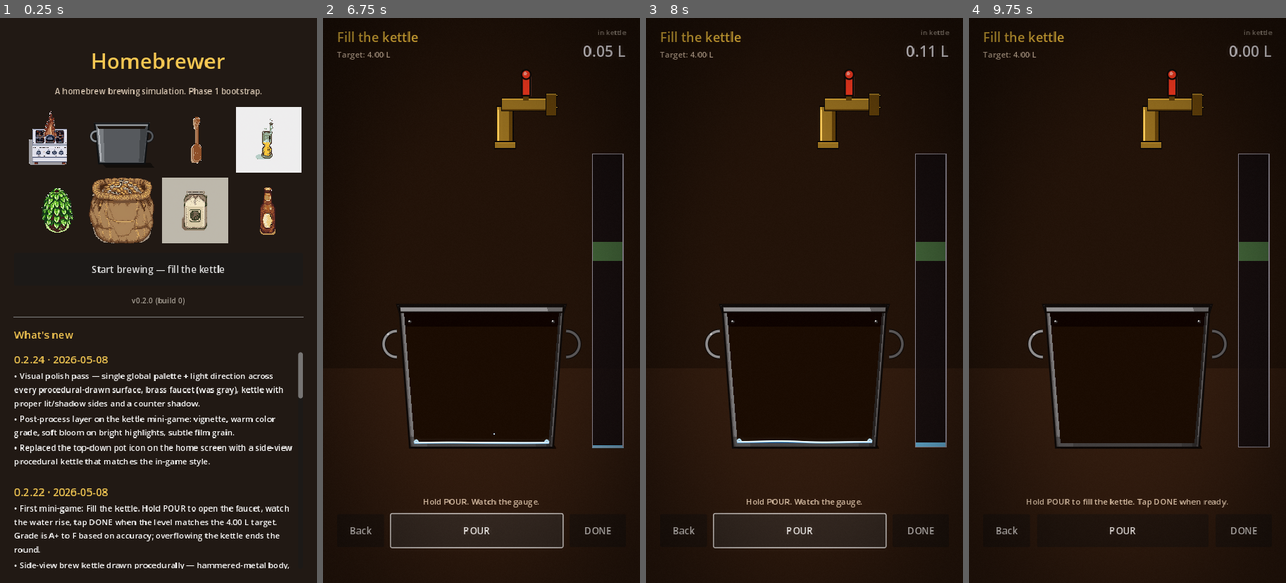
Above: before the commit, frames 1-4 (left to right).
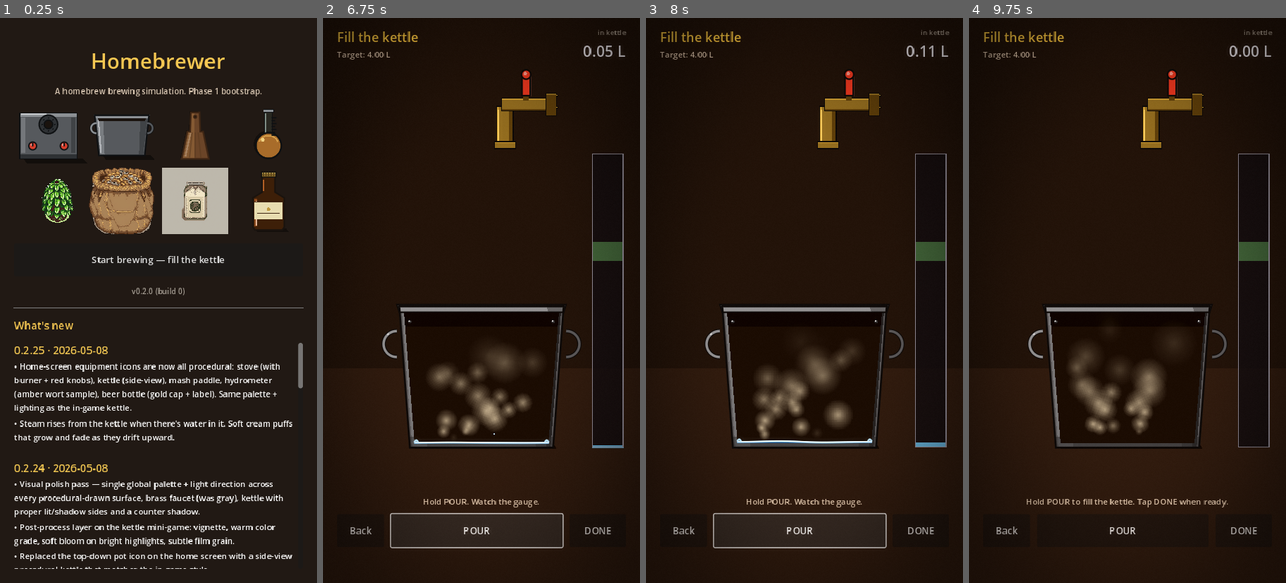
Above: after the commit, the same moments.

Repository: Shadaeiou/homebrewer
Game: Godot game, scene res://scenes/main.tscn
The game is run twice, just before and just after one commit, with the same random seed, the same clock (stepped at 60 frames per second) and the same inputs.
Inputs:
- Up to frame 1 (0.25 s): no input
- Up to frame 2 (6.75 s): click "Start brewing — fill the kett…" at 0.5 s; click "Back" at 1.25 s; click "Start brewing — fill the kett…" at 2 s; click "DONE" at 2.75 s; click "Back" at 3.5 s; click "Start brewing — fill the kett…" at 4.25 s; click "DONE" at 5 s; click "Try again" at 5.75 s; click "POUR" at 6.5 s
- Up to frame 3 (8 s): click "POUR" at 7.25 s
- Up to frame 4 (9.75 s): click "POUR" at 8 s; click "DONE" at 8.75 s; click "Try again" at 9.5 s

The runs differ from the first frame. In frame 1, 20% of the frame differs, in the area x 4-96%, y 15-98%; in frame 2, 2.1%; in frame 3, 2.3%; in frame 4, 2.2%.

Commit message:
Procedural icons for stove/paddle/hydrometer/bottle + kettle steam
Home screen — replace four AI sprites with procedural icons:
- procedural_stove_icon.gd: stainless cooktop, ringed burner with port marks,
  two red front-panel knobs with pointer notches.
- procedural_paddle_icon.gd: wooden mash paddle, tapered handle with
  hanging hole, wide trapezoid blade, three diagonal grain lines.
- procedural_hydrometer_icon.gd: glass tube with cap, scale tick marks,
  weighted bulb at the bottom holding amber wort, specular dot.
- procedural_bottle_icon.gd: long-neck amber bottle, gold crown cap with
  notches, beige label with a centered "logo" dot.

All four follow the same conventions as procedural_kettle_icon.gd:
Palette colors, upper-left light direction, drop shadow on counter, lit
and shadow strips on opposing sides. Body sizes were bumped after the
first render so they fill more of their 112x112 tile (less whitespace
than the AI sprites had).

Steam — CPUParticles2D rising from the water surface whenever the kettle
has water in it. Cream-colored puffs that grow + fade as they drift up,
slight angular wobble. Driven from the controller (`steam.emitting`
toggled per-frame based on `water_body.fill_litres`).

While here:
- Found a real Godot 4 footgun: assigning CPUParticles2D.amount every
  frame resets the entire particle pool, killing every particle before it
  can render. Removed the dynamic amount line in controller.gd; left a
  comment so the next person doesn't re-introduce it.
- Bumped the harness pouring/done frame counts (12 -> 30) so steam has
  time to develop visibly. Lowered pre-fill from 2.4 -> 1.4 L so the
  controller's auto-fill (which keeps running across harness frames)
  doesn't overshoot the 4 L target before capture.

The three remaining home-screen sprites (hop cone, malt grain, yeast
packet) stay as AI-generated pixel art — they're organic textures that
read better as sprites than as primitives.

Diff:
--- a/godot/data/changelog.json
+++ b/godot/data/changelog.json
@@ -1,4 +1,12 @@
 [
+  {
+    "version": "0.2.25",
+    "date": "2026-05-08",
+    "bullets": [
+      "Home-screen equipment icons are now all procedural: stove (with burner + red knobs), kettle (side-view), mash paddle, hydrometer (amber wort sample), beer bottle (gold cap + label). Same palette + lighting as the in-game kettle.",
+      "Steam rises from the kettle when there's water in it. Soft cream puffs that grow and fade as they drift upward."
+    ]
+  },
   {
     "version": "0.2.24",
     "date": "2026-05-08",
--- a/godot/scenes/main.tscn
+++ b/godot/scenes/main.tscn
@@ -1,14 +1,14 @@
 [gd_scene load_steps=10 format=3 uid="uid://b8x4v9q2hcwma"]
 
 [ext_resource type="Script" path="res://scripts/main.gd" id="1_main"]
-[ext_resource type="Texture2D" path="res://assets/sprites/equipment/stove_basic.png" id="2_stove"]
+[ext_resource type="Script" path="res://scripts/icons/procedural_stove_icon.gd" id="2_stove"]
 [ext_resource type="Script" path="res://scripts/icons/procedural_kettle_icon.gd" id="3_pot"]
-[ext_resource type="Texture2D" path="res://assets/sprites/equipment/mash_paddle.png" id="4_paddle"]
-[ext_resource type="Texture2D" path="res://assets/sprites/equipment/hydrometer.png" id="5_hydro"]
+[ext_resource type="Script" path="res://scripts/icons/procedural_paddle_icon.gd" id="4_paddle"]
+[ext_resource type="Script" path="res://scripts/icons/procedural_hydrometer_icon.gd" id="5_hydro"]
 [ext_resource type="Texture2D" path="res://assets/sprites/ingredients/hop_cone.png" id="6_hop"]
 [ext_resource type="Texture2D" path="res://assets/sprites/ingredients/malt_grain.png" id="7_malt"]
 [ext_resource type="Texture2D" path="res://assets/sprites/ingredients/yeast_packet.png" id="8_yeast"]
-[ext_resource type="Texture2D" path="res://assets/sprites/consumables/beer_bottle.png" id="9_bottle"]
+[ext_resource type="Script" path="res://scripts/icons/procedural_bottle_icon.gd" id="9_bottle"]
 
 [node name="Main" type="Control"]
 layout_mode = 3
@@ -65,13 +65,11 @@
 theme_override_constants/h_separation = 8
 theme_override_constants/v_separation = 8
 
-[node name="Stove" type="TextureRect" parent="Margin/Body/StarterKit"]
+[node name="Stove" type="Control" parent="Margin/Body/StarterKit"]
 layout_mode = 2
 custom_minimum_size = Vector2(112, 112)
 size_flags_horizontal = 3
-texture = ExtResource("2_stove")
-expand_mode = 1
-stretch_mode = 5
+script = ExtResource("2_stove")
 
 [node name="Pot" type="Control" parent="Margin/Body/StarterKit"]
 layout_mode = 2
@@ -79,21 +77,17 @@
 size_flags_horizontal = 3
 script = ExtResource("3_pot")
 
-[node name="MashPaddle" type="TextureRect" parent="Margin/Body/StarterKit"]
+[node name="MashPaddle" type="Control" parent="Margin/Body/StarterKit"]
 layout_mode = 2
 custom_minimum_size = Vector2(112, 112)
 size_flags_horizontal = 3
-texture = ExtResource("4_paddle")
-expand_mode = 1
-stretch_mode = 5
+script = ExtResource("4_paddle")
 
-[node name="Hydrometer" type="TextureRect" parent="Margin/Body/StarterKit"]
+[node name="Hydrometer" type="Control" parent="Margin/Body/StarterKit"]
 layout_mode = 2
 custom_minimum_size = Vector2(112, 112)
 size_flags_horizontal = 3
-texture = ExtResource("5_hydro")
-expand_mode = 1
-stretch_mode = 5
+script = ExtResource("5_hydro")
 
 [node name="Hop" type="TextureRect" parent="Margin/Body/StarterKit"]
 layout_mode = 2
@@ -119,13 +113,11 @@
 expand_mode = 1
 stretch_mode = 5
 
-[node name="Bottle" type="TextureRect" parent="Margin/Body/StarterKit"]
+[node name="Bottle" type="Control" parent="Margin/Body/StarterKit"]
 layout_mode = 2
 custom_minimum_size = Vector2(112, 112)
 size_flags_horizontal = 3
-texture = ExtResource("9_bottle")
-expand_mode = 1
-stretch_mode = 5
+script = ExtResource("9_bottle")
 
 [node name="StartBrewingButton" type="Button" parent="Margin/Body"]
 unique_name_in_owner = true
--- a/godot/scenes/minigames/fill_kettle.tscn
+++ b/godot/scenes/minigames/fill_kettle.tscn
@@ -6,6 +6,26 @@
 [ext_resource type="Script" path="res://scripts/minigames/fill_kettle/faucet.gd" id="4_faucet"]
 [ext_resource type="Script" path="res://scripts/minigames/fill_kettle/water_stream.gd" id="5_stream"]
 [ext_resource type="PackedScene" path="res://scenes/components/post_process.tscn" id="6_postp"]
+
+[sub_resource type="Curve" id="Curve_steam_scale"]
+_data = [Vector2(0, 0.4), 0.0, 0.0, 0, 0, Vector2(0.35, 1.1), 0.0, 0.0, 0, 0, Vector2(1, 1.7), 0.0, 0.0, 0, 0]
+point_count = 3
+
+[sub_resource type="Gradient" id="Gradient_steam_alpha"]
+offsets = PackedFloat32Array(0, 0.18, 0.65, 1)
+colors = PackedColorArray(0.96, 0.93, 0.86, 0, 0.96, 0.93, 0.86, 0.7, 0.96, 0.93, 0.86, 0.45, 0.96, 0.93, 0.86, 0)
+
+[sub_resource type="Gradient" id="Gradient_puff_radial"]
+offsets = PackedFloat32Array(0, 0.5, 1)
+colors = PackedColorArray(1, 1, 1, 1, 1, 1, 1, 0.4, 1, 1, 1, 0)
+
+[sub_resource type="GradientTexture2D" id="GradientTexture2D_puff"]
+gradient = SubResource("Gradient_puff_radial")
+width = 32
+height = 32
+fill = 1
+fill_from = Vector2(0.5, 0.5)
+fill_to = Vector2(1, 0.5)
 
 [node name="FillKettle" type="Control"]
 layout_mode = 3
@@ -70,6 +90,28 @@
 color = Color(0.78, 0.92, 1.0, 0.85)
 emitting = false
 
+[node name="Steam" type="CPUParticles2D" parent="Stage"]
+position = Vector2(270, 500)
+amount = 22
+lifetime = 3.0
+preprocess = 2.5
+texture = SubResource("GradientTexture2D_puff")
+emission_shape = 3
+emission_rect_extents = Vector2(70, 4)
+direction = Vector2(0, -1)
+spread = 25.0
+gravity = Vector2(0, -22)
+initial_velocity_min = 18.0
+initial_velocity_max = 36.0
+angular_velocity_min = -10.0
+angular_velocity_max = 10.0
+scale_amount_min = 0.8
+scale_amount_max = 1.6
+scale_amount_curve = SubResource("Curve_steam_scale")
+color = Color(0.96, 0.93, 0.86, 1.0)
+color_ramp = SubResource("Gradient_steam_alpha")
+emitting = false
+
 [node name="Header" type="MarginContainer" parent="."]
 layout_mode = 1
 anchors_preset = 10
--- /dev/null
+++ b/godot/scripts/icons/procedural_bottle_icon.gd
@@ -0,0 +1,143 @@
+extends Control
+class_name ProceduralBottleIcon
+
+## A finished beer bottle. Long-neck silhouette in dark amber glass, gold
+## crown cap, beige label band, lit on the upper-left.
+
+@export var icon_size: float = 96.0
+
+func _ready() -> void:
+	custom_minimum_size = Vector2(icon_size, icon_size)
+
+func _draw() -> void:
+	var sf: float = size.x / 96.0
+	var cx: float = size.x * 0.5
+	var top_y: float = size.y * 0.06
+	var bottom_y: float = size.y * 0.94
+
+	# Geometry
+	var cap_h: float = 7.0 * sf
+	var neck_w: float = 18.0 * sf
+	var shoulder_y: float = top_y + 28.0 * sf
+	var body_w: float = 44.0 * sf
+
+	# Drop shadow
+	var shadow_offset: Vector2 = Lighting.shadow_offset(3.0)
+	var shadow_pts := PackedVector2Array([
+		Vector2(cx - body_w * 0.5 + 4 * sf, bottom_y - 1) + shadow_offset,
+		Vector2(cx + body_w * 0.5 + 4 * sf, bottom_y - 1) + shadow_offset,
+		Vector2(cx + body_w * 0.5 + 8 * sf, bottom_y + 4 * sf) + shadow_offset,
+		Vector2(cx - body_w * 0.5 + 8 * sf, bottom_y + 4 * sf) + shadow_offset,
+	])
+	draw_colored_polygon(shadow_pts, Color(0, 0, 0, 0.40))
+
+	# Bottle silhouette (cap, neck, shoulder, body)
+	var silhouette := PackedVector2Array([
+		# Cap top
+		Vector2(cx - neck_w * 0.5 - 1 * sf, top_y),
+		Vector2(cx + neck_w * 0.5 + 1 * sf, top_y),
+		# Cap to neck
+		Vector2(cx + neck_w * 0.5 + 1 * sf, top_y + cap_h),
+		Vector2(cx + neck_w * 0.5, top_y + cap_h + 2 * sf),
+		# Neck down
+		Vector2(cx + neck_w * 0.5, shoulder_y),
+		# Shoulder out
+		Vector2(cx + body_w * 0.5, shoulder_y + 8 * sf),
+		# Body down
+		Vector2(cx + body_w * 0.5, bottom_y - 4 * sf),
+		# Bottom curve in
+		Vector2(cx + body_w * 0.5 - 3 * sf, bottom_y),
+		Vector2(cx - body_w * 0.5 + 3 * sf, bottom_y),
+		Vector2(cx - body_w * 0.5, bottom_y - 4 * sf),
+		# Body up
+		Vector2(cx - body_w * 0.5, shoulder_y + 8 * sf),
+		# Shoulder in
+		Vector2(cx - neck_w * 0.5, shoulder_y),
+		# Neck up
+		Vector2(cx - neck_w * 0.5, top_y + cap_h + 2 * sf),
+		Vector2(cx - neck_w * 0.5 - 1 * sf, top_y + cap_h),
+	])
+
+	# Body fill (amber/brown beer glass)
+	draw_colored_polygon(silhouette, Palette.BEER_DEEP)
+
+	# Lit-side highlight (upper-left vertical strip on the body)
+	var lit_pts := PackedVector2Array([
+		Vector2(cx - body_w * 0.5 + 2 * sf, shoulder_y + 9 * sf),
+		Vector2(cx - body_w * 0.5 + 6 * sf, shoulder_y + 9 * sf),
+		Vector2(cx - body_w * 0.5 + 6 * sf, bottom_y - 5 * sf),
+		Vector2(cx - body_w * 0.5 + 2 * sf, bottom_y - 5 * sf),
+	])
+	var lit_col: Color = Palette.BEER_LIGHT
+	lit_col.a = 0.55
+	draw_colored_polygon(lit_pts, lit_col)
+	# Specular streak (thinner, brighter)
+	draw_rect(
+		Rect2(
+			Vector2(cx - body_w * 0.5 + 4 * sf, shoulder_y + 12 * sf),
+			Vector2(1.6 * sf, bottom_y - shoulder_y - 18 * sf),
+		),
+		Palette.BEER_LIGHT.lightened(0.5),
+	)
+
+	# Highlight on neck (lit side)
+	draw_rect(
+		Rect2(
+			Vector2(cx - neck_w * 0.5 + 1 * sf, top_y + cap_h + 4 * sf),
+			Vector2(1.5 * sf, shoulder_y - top_y - cap_h - 6 * sf),
+		),
+		Palette.BEER_LIGHT,
+	)
+
+	# Outline
+	var outline_loop := PackedVector2Array(silhouette)
+	outline_loop.append(silhouette[0])
+	draw_polyline(outline_loop, Palette.BG_DEEP, 1.5, true)
+
+	# Crown cap (gold)
+	var cap_rect := Rect2(
+		cx - neck_w * 0.5 - 1 * sf, top_y, neck_w + 2 * sf, cap_h
+	)
+	draw_rect(cap_rect, Palette.BRASS_MID)
+	# Cap lit edge
+	draw_rect(
+		Rect2(cap_rect.position, Vector2(cap_rect.size.x, 1.5 * sf)),
+		Palette.BRASS_SHINE,
+	)
+	# Cap shadow edge
+	draw_rect(
+		Rect2(
+			Vector2(cap_rect.position.x, cap_rect.position.y + cap_rect.size.y - 1.5 * sf),
+			Vector2(cap_rect.size.x, 1.5 * sf),
+		),
+		Palette.BRASS_DARK,
+	)
+	draw_rect(cap_rect, Palette.METAL_OUTLINE, false, 1.0)
+	# Crown notches
+	for i in range(5):
+		var nx: float = cap_rect.position.x + 1 * sf + (cap_rect.size.x - 2 * sf) * (float(i) + 0.5) / 5.0
+		draw_line(
+			Vector2(nx, cap_rect.position.y + 1 * sf),
+			Vector2(nx, cap_rect.position.y + cap_rect.size.y - 1 * sf),
+			Palette.BRASS_DARK,
+			0.8 * sf,
+			true,
+		)
+
+	# Label (beige rectangle on the body)
+	var label_rect := Rect2(
+		cx - body_w * 0.5 + 2 * sf,
+		shoulder_y + 14 * sf,
+		body_w - 4 * sf,
+		(bottom_y - shoulder_y) * 0.45,
+	)
+	draw_rect(label_rect, Palette.FOAM_MID)
+	draw_rect(label_rect, Palette.WOOD_DARK, false, 1.0)
+	# Label "logo" — simple gold dot + stripe
+	var lcx: float = label_rect.position.x + label_rect.size.x * 0.5
+	var lcy: float = label_rect.position.y + label_rect.size.y * 0.5
+	draw_circle(Vector2(lcx, lcy - 2 * sf), 2.5 * sf, Palette.BRASS_LIGHT)
+	draw_rect(
+		Rect2(label_rect.position.x + 4 * sf, lcy + 3 * sf, label_rect.size.x - 8 * sf, 1 * sf),
+		Palette.WOOD_DARK,
+	)
--- /dev/null
+++ b/godot/scripts/icons/procedural_hydrometer_icon.gd
@@ -0,0 +1,88 @@
+extends Control
+class_name ProceduralHydrometerIcon
+
+## Glass hydrometer: thin tube with weighted bulb at the bottom, scale tick
+## marks along the tube, slight glass highlight, amber liquid in the bulb.
+
+@export var icon_size: float = 96.0
+
+func _ready() -> void:
+	custom_minimum_size = Vector2(icon_size, icon_size)
+
+func _draw() -> void:
+	var sf: float = size.x / 96.0
+	var cx: float = size.x * 0.5
+	var top_y: float = size.y * 0.10
+	var bottom_y: float = size.y * 0.94
+
+	var tube_top: float = top_y
+	var tube_w: float = 11.0 * sf
+	var bulb_radius: float = 18.0 * sf
+	var bulb_center_y: float = bottom_y - bulb_radius - 2.0 * sf
+	var tube_bottom: float = bulb_center_y - bulb_radius * 0.4
+
+	# Drop shadow on counter
+	var shadow_offset: Vector2 = Lighting.shadow_offset(3.0)
+	draw_circle(
+		Vector2(cx, bulb_center_y) + shadow_offset,
+		bulb_radius + 1 * sf,
+		Color(0, 0, 0, 0.40),
+	)
+
+	# Tube body (slight glass tint)
+	var tube_rect := Rect2(cx - tube_w * 0.5, tube_top, tube_w, tube_bottom - tube_top)
+	draw_rect(tube_rect, Palette.GLASS_MID)
+	# Glass back highlight (left edge, vertical)
+	draw_rect(
+		Rect2(cx - tube_w * 0.5 + 1, tube_top + 2, 1.5 * sf, tube_bottom - tube_top - 4),
+		Palette.GLASS_HIGHLIGHT,
+	)
+	# Outline
+	draw_rect(tube_rect, Palette.METAL_OUTLINE, false, 1.0)
+
+	# Bulb (amber wort sample inside)
+	draw_circle(Vector2(cx, bulb_center_y), bulb_radius, Palette.WORT_DEEP)
+	# Wort body
+	draw_circle(Vector2(cx, bulb_center_y), bulb_radius - 1.5 * sf, Palette.WORT_MID)
+	# Top highlight cap (the bulb is liquid-filled)
+	var hl_pts := PackedVector2Array()
+	var arc_steps := 14
+	for i in range(arc_steps + 1):
+		var t: float = float(i) / float(arc_steps)
+		var theta: float = lerpf(PI + 0.4, TAU - 0.4, t)
+		var r: float = bulb_radius - 3 * sf
+		hl_pts.append(Vector2(cx, bulb_center_y) + Vector2(cos(theta), sin(theta)) * r)
+	# Close into a thin arc
+	for i in range(arc_steps + 1):
+		var t: float = 1.0 - float(i) / float(arc_steps)
+		var theta: float = lerpf(PI + 0.4, TAU - 0.4, t)
+		var r: float = bulb_radius - 5 * sf
+		hl_pts.append(Vector2(cx, bulb_center_y) + Vector2(cos(theta), sin(theta)) * r)
+	draw_colored_polygon(hl_pts, Palette.WORT_LIGHT)
+
+	# Specular dot on bulb (upper-left)
+	var spec_pos := Vector2(cx, bulb_center_y) + Vector2(-bulb_radius * 0.45, -bulb_radius * 0.45)
+	draw_circle(spec_pos, 2.5 * sf, Palette.WORT_HIGHLIGHT)
+
+	# Bulb outline
+	draw_arc(Vector2(cx, bulb_center_y), bulb_radius, 0, TAU, 24, Palette.METAL_OUTLINE, 1.5, true)
+
+	# Tick marks on the tube (scale)
+	var tick_color: Color = Palette.METAL_OUTLINE
+	for i in range(7):
+		var t: float = (float(i) + 1.0) / 8.0
+		var ty: float = lerpf(tube_top + 4, tube_bottom - 4, t)
+		var long_tick: bool = i % 2 == 0
+		var tick_w: float = (5 if long_tick else 3) * sf
+		draw_line(
+			Vector2(cx + tube_w * 0.5 - 1, ty),
+			Vector2(cx + tube_w * 0.5 + tick_w, ty),
+			tick_color,
+			0.8 * sf,
+			true,
+		)
+
+	# Cap at the very top of the tube
+	var cap_rect := Rect2(cx - tube_w * 0.5 - 2, tube_top - 4 * sf, tube_w + 4, 4 * sf)
+	draw_rect(cap_rect, Palette.METAL_LIGHT)
+	draw_rect(cap_rect, Palette.METAL_OUTLINE, false, 1.0)
--- /dev/null
+++ b/godot/scripts/icons/procedural_paddle_icon.gd
@@ -0,0 +1,100 @@
+extends Control
+class_name ProceduralPaddleIcon
+
+## Wooden mash paddle. Vertical handle with a hole at the top, wide flat blade
+## at the bottom. Wood grain lines + a soft drop shadow.
+
+@export var icon_size: float = 96.0
+
+func _ready() -> void:
+	custom_minimum_size = Vector2(icon_size, icon_size)
+
+func _draw() -> void:
+	var sf: float = size.x / 96.0
+	var cx: float = size.x * 0.5
+	var top_y: float = size.y * 0.10
+	var bottom_y: float = size.y * 0.92
+
+	# Drop shadow (offset down-right per global lighting)
+	var shadow_offset: Vector2 = Lighting.shadow_offset(3.0)
+
+	# Geometry
+	var handle_top: float = top_y
+	var handle_top_w: float = 12.0 * sf
+	var handle_bottom: float = bottom_y - 38.0 * sf
+	var handle_bottom_w: float = 14.0 * sf
+
+	var blade_top: float = handle_bottom
+	var blade_top_w: float = 22.0 * sf
+	var blade_bottom: float = bottom_y
+	var blade_bottom_w: float = 38.0 * sf
+
+	# Build silhouette: handle (slight taper) + blade trapezoid below
+	var silhouette := PackedVector2Array([
+		Vector2(cx - handle_top_w * 0.5, handle_top),
+		Vector2(cx + handle_top_w * 0.5, handle_top),
+		Vector2(cx + handle_bottom_w * 0.5, handle_bottom),
+		Vector2(cx + blade_top_w * 0.5, blade_top),
+		Vector2(cx + blade_bottom_w * 0.5, blade_bottom),
+		Vector2(cx - blade_bottom_w * 0.5, blade_bottom),
+		Vector2(cx - blade_top_w * 0.5, blade_top),
+		Vector2(cx - handle_bottom_w * 0.5, handle_bottom),
+	])
+
+	# Drop shadow (translated silhouette, dark)
+	var shadow_pts := PackedVector2Array()
+	for p in silhouette:
+		shadow_pts.append(p + shadow_offset)
+	draw_colored_polygon(shadow_pts, Color(0, 0, 0, 0.40))
+
+	# Body fill (mid wood)
+	draw_colored_polygon(silhouette, Palette.WOOD_MID)
+
+	# Lit side (left half) — lighter strip running down
+	var lit_pts := PackedVector2Array([
+		Vector2(cx - handle_top_w * 0.5 + 1, handle_top),
+		Vector2(cx - 1, handle_top),
+		Vector2(cx - 1, blade_bottom),
+		Vector2(cx - blade_bottom_w * 0.5 + 2, blade_bottom),
+		Vector2(cx - blade_top_w * 0.5 + 2, blade_top),
+		Vector2(cx - handle_bottom_w * 0.5 + 1, handle_bottom),
+	])
+	var lit_col: Color = Palette.WOOD_LIGHT
+	lit_col.a = 0.55
+	draw_colored_polygon(lit_pts, lit_col)
+
+	# Specular streak on the upper-left of the blade
+	var spec := PackedVector2Array([
+		Vector2(cx - blade_top_w * 0.5 + 4, blade_top + 2),
+		Vector2(cx - blade_top_w * 0.5 + 7, blade_top + 2),
+		Vector2(cx - blade_bottom_w * 0.5 + 8, blade_bottom - 4),
+		Vector2(cx - blade_bottom_w * 0.5 + 5, blade_bottom - 4),
+	])
+	var spec_col: Color = Palette.WOOD_LIGHT.lightened(0.35)
+	spec_col.a = 0.55
+	draw_colored_polygon(spec, spec_col)
+
+	# Outline
+	var outline_loop := PackedVector2Array(silhouette)
+	outline_loop.append(silhouette[0])
+	draw_polyline(outline_loop, Palette.WOOD_DARK, 1.5, true)
+
+	# Wood grain lines on the blade (subtle, curved)
+	var grain := Palette.WOOD_GRAIN
+	grain.a = 0.55
+	for i in range(3):
+		var t: float = (float(i) + 1.0) * 0.25
+		var grain_x_top: float = lerpf(cx - blade_top_w * 0.5 + 3, cx + blade_top_w * 0.5 - 3, t)
+		var grain_x_bot: float = lerpf(cx - blade_bottom_w * 0.5 + 4, cx + blade_bottom_w * 0.5 - 4, t)
+		draw_line(
+			Vector2(grain_x_top, blade_top + 2),
+			Vector2(grain_x_bot, blade_bottom - 3),
+			grain,
+			1.0 * sf,
+			true,
+		)
+
+	# Hanging hole at top of handle
+	var hole_pos := Vector2(cx, handle_top + 6 * sf)
+	draw_circle(hole_pos, 2.0 * sf, Palette.BG_DEEP)
+	draw_arc(hole_pos, 2.0 * sf, 0, TAU, 12, Palette.WOOD_DARK, 1.0, true)
--- /dev/null
+++ b/godot/scripts/icons/procedural_stove_icon.gd
@@ -0,0 +1,87 @@
+extends Control
+class_name ProceduralStoveIcon
+
+## Tiny side-view gas stove. Steel cooktop with a single burner, two red
+## control knobs on the front, lit on the upper-left.
+
+@export var icon_size: float = 96.0
+
+func _ready() -> void:
+	custom_minimum_size = Vector2(icon_size, icon_size)
+
+func _draw() -> void:
+	var sf: float = size.x / 96.0
+	var cx: float = size.x * 0.5
+	var ground_y: float = size.y * 0.92
+
+	var body_w: float = 80.0 * sf
+	var body_h: float = 64.0 * sf
+	var body_x: float = cx - body_w * 0.5
+	var body_y: float = ground_y - body_h
+	var body_rect := Rect2(body_x, body_y, body_w, body_h)
+
+	# Counter shadow
+	var shadow_pts := PackedVector2Array([
+		Vector2(body_x + 4 * sf, ground_y - 1),
+		Vector2(body_x + body_w + 8 * sf, ground_y - 1),
+		Vector2(body_x + body_w + 14 * sf, ground_y + 6 * sf),
+		Vector2(body_x + 10 * sf, ground_y + 6 * sf),
+	])
+	draw_colored_polygon(shadow_pts, Color(0, 0, 0, 0.45))
+
+	# Body
+	draw_rect(body_rect, Palette.METAL_MID)
+
+	# Cooktop top edge (lit, brighter)
+	draw_rect(Rect2(body_x, body_y, body_w, 5 * sf), Palette.METAL_LIGHT)
+	# Specular line on lit edge
+	draw_rect(Rect2(body_x + 2, body_y + 1, body_w * 0.45, 1.5 * sf), Palette.METAL_SHINE)
+
+	# Vertical lit strip on the upper-left side
+	var lit_strip := Rect2(body_x + 2 * sf, body_y + 6 * sf, 6 * sf, body_h - 14 * sf)
+	var lit_col: Color = Palette.METAL_LIGHT
+	lit_col.a = 0.55
+	draw_rect(lit_strip, lit_col)
+
+	# Right shadow strip
+	var shadow_col: Color = Palette.METAL_DARK
+	shadow_col.a = 0.55
+	draw_rect(
+		Rect2(body_x + body_w - 8 * sf, body_y + 6 * sf, 6 * sf, body_h - 14 * sf),
+		shadow_col,
+	)
+
+	# Bottom shadow strip (legs / kickplate)
+	draw_rect(
+		Rect2(body_x, ground_y - 6 * sf, body_w, 6 * sf),
+		Palette.METAL_DARK,
+	)
+
+	# Outline
+	draw_rect(body_rect, Palette.METAL_OUTLINE, false, 1.5)
+
+	# Burner ring on top
+	var burner_center := Vector2(cx, body_y + 16 * sf)
+	draw_circle(burner_center, 13 * sf, Palette.METAL_DARK)
+	draw_arc(burner_center, 13 * sf, 0, TAU, 24, Palette.METAL_OUTLINE, 1.2, true)
+	# Inner crown
+	draw_circle(burner_center, 6 * sf, Palette.BG_DEEP)
+	draw_arc(burner_center, 6 * sf, 0, TAU, 18, Palette.METAL_OUTLINE, 1.0, true)
+	# Tiny flame port marks (8 around the ring)
+	for i in range(8):
+		var theta: float = float(i) * TAU / 8.0
+		var p := burner_center + Vector2(cos(theta), sin(theta)) * 9.0 * sf
+		draw_circle(p, 0.9 * sf, Palette.METAL_OUTLINE)
+
+	# Knobs on the front face (red)
+	var knob_y: float = body_y + body_h - 18 * sf
+	for kx in [body_x + 18.0 * sf, body_x + body_w - 18.0 * sf]:
+		var center := Vector2(kx, knob_y)
+		draw_circle(center, 5.5 * sf, Palette.GRADE_F.darkened(0.15))
+		draw_circle(center, 4.5 * sf, Palette.GRADE_F)
+		# Highlight (lit-side)
+		draw_circle(center + Vector2(-1.5, -1.5) * sf, 1.6 * sf, Palette.GRADE_F.lightened(0.45))
+		# Pointer notch
+		draw_line(center, center + Vector2(0, -4) * sf, Palette.METAL_OUTLINE, 1.2, true)
+		# Outline
+		draw_arc(center, 5.5 * sf, 0, TAU, 18, Palette.METAL_OUTLINE, 1.0, true)
--- a/godot/scripts/minigames/fill_kettle/controller.gd
+++ b/godot/scripts/minigames/fill_kettle/controller.gd
@@ -24,6 +24,7 @@
 @onready var faucet: FillKettleFaucet = $Stage/Faucet
 @onready var stream: FillKettleWaterStream = $Stage/Faucet/Stream
 @onready var splashes: CPUParticles2D = $Stage/Splashes
+@onready var steam: CPUParticles2D = $Stage/Steam
 
 @onready var target_label: Label = %TargetLabel
 @onready var current_label: Label = %CurrentLabel
@@ -92,6 +93,18 @@
 	else:
 		splashes.emitting = false
 
+	# Steam: rises from just above the current water surface whenever the
+	# kettle has water in it. Don't touch `amount` at runtime — assigning
+	# CPUParticles2D.amount resets the particle pool every frame, killing
+	# every particle before it can fade in.
+	if water_body.fill_litres > 0.05:
+		var stage := steam.get_parent() as Node2D
+		var surface_world: Vector2 = kettle.global_position + Vector2(0, water_body.surface_y())
+		steam.position = stage.to_local(surface_world) + Vector2(0, -8)
+		steam.emitting = true
+	else:
+		steam.emitting = false
+
 func _stream_target_length() -> float:
 	# Convert kettle interior coordinates (kettle origin) to the stream's
 	# parent-local coordinates (faucet origin). Stream falls straight down
--- a/godot/tools/screenshot_harness.gd
+++ b/godot/tools/screenshot_harness.gd
@@ -25,13 +25,13 @@
 	{
 		"name": "fill_kettle_pouring",
 		"path": "res://scenes/minigames/fill_kettle.tscn",
-		"frames": 12,
+		"frames": 30,
 		"setup": "fill_kettle_pouring",
 	},
 	{
 		"name": "fill_kettle_done_a",
 		"path": "res://scenes/minigames/fill_kettle.tscn",
-		"frames": 4,
+		"frames": 30,
 		"setup": "fill_kettle_done_a",
 	},
 ]
@@ -95,11 +95,9 @@
 			pass  # default — empty kettle, faucet closed
 		"fill_kettle_pouring":
 			scene._on_pour_pressed()
-			# Pre-fill the water body so the screenshot shows partial fill,
-			# stream falling, and meniscus already established.
 			var water_p := scene.get_node("Stage/Kettle/Water")
 			if water_p:
-				water_p.fill_litres = 2.4
+				water_p.fill_litres = 1.4
 				water_p.pour_intensity = 1.0
 				water_p.time_since_last_pour = 0.0
 				if scene.has_method("_update_labels"):
Not shown: 1 places in godot/scenes/minigames/fill_kettle.tscn that only renumber resources
